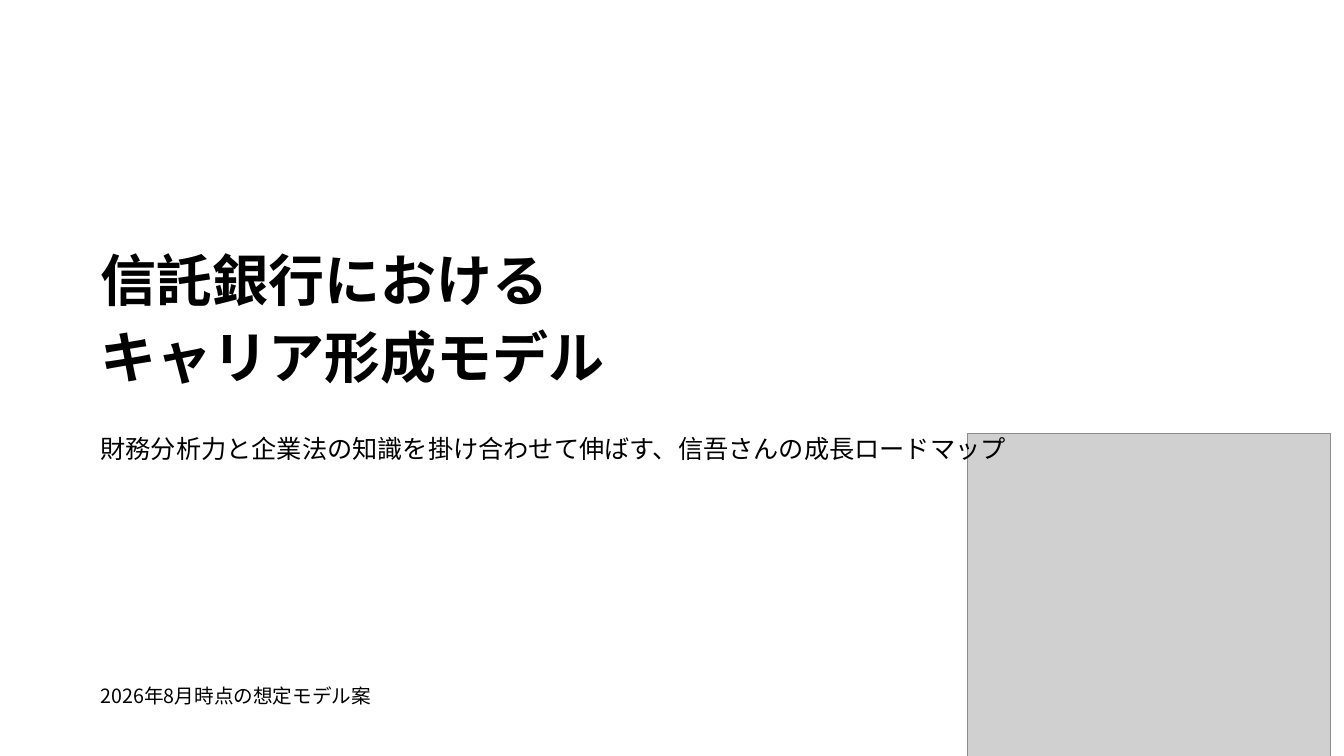
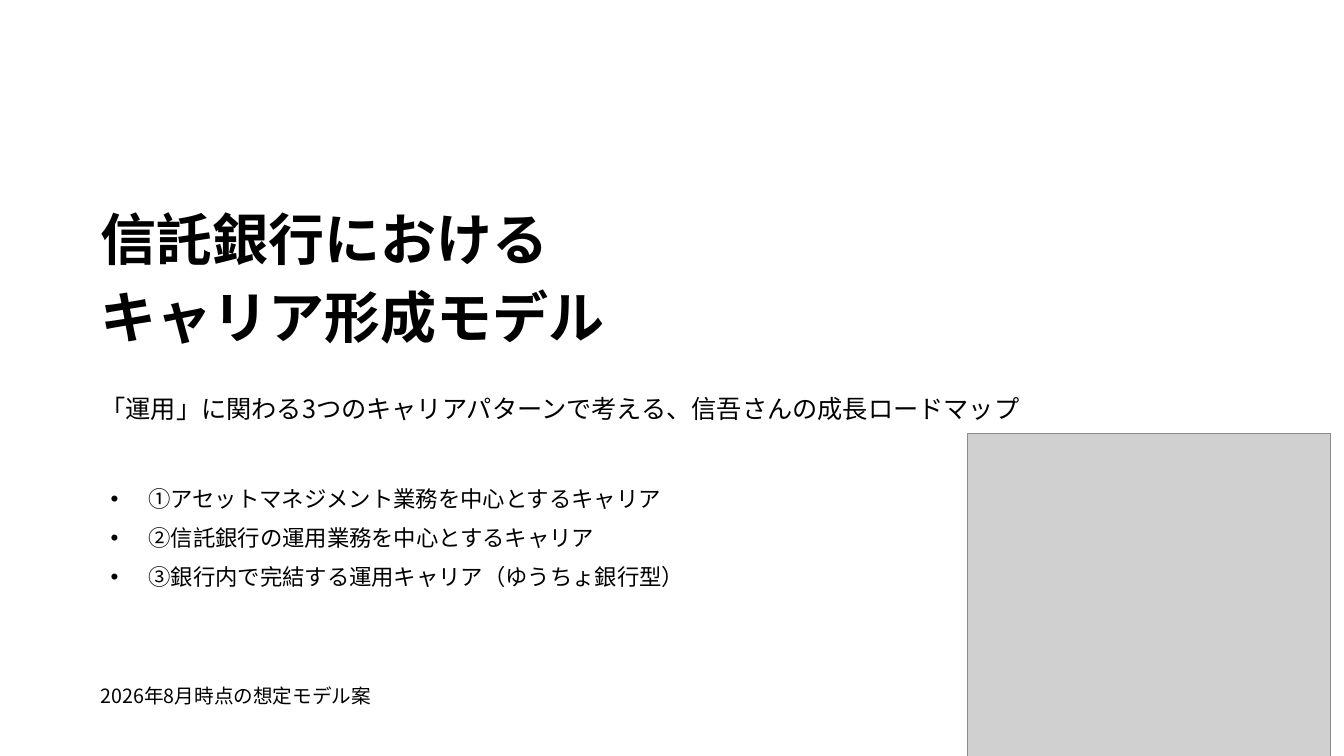
Before and after one commit to nasukazunori/NasuVault2, a slide deck: slide 1 of 信吾/銀行研究/添付ファイル/信託銀行キャリア形成モデル.pptx. Drawn at 1344x756 pixels with LibreOffice and Linux fonts; fonts in the diff are those of the drawing; grey boxes stand for pictures. Boxes give left, top, right and bottom in pixels: in the first picture for what was removed or moved away, otherwise in the second. Text is boxed around its words. In the diff, an @@ line names an element or a change of style, - is before the commit and + after.

```diff
--- a/信吾/銀行研究/添付ファイル/信託銀行キャリア形成モデル.pptx
+++ b/信吾/銀行研究/添付ファイル/信託銀行キャリア形成モデル.pptx
@@ text "信託銀行における": place and size @@
-text "信託銀行における" at <box>101,253,605,384</box>
+text "信託銀行における" at <box>101,212,605,344</box>
@@ text at <box>101,396,1020,421</box>: text changed @@
-財務分析力と企業法の知識を掛け合わせて伸ばす、信吾さんの成長ロードマップ
+「運用」に関わる3つのキャリアパターンで考える、信吾さんの成長ロードマップ
@@ text added at <box>148,488,684,587</box>, 16 pt, text #000000 @@
+• ①アセットマネジメント業務を中心とするキャリア
+• ②信託銀行の運用業務を中心とするキャリア
+• ③銀行内で完結する運用キャリア（ゆうちょ銀行型）
```
Also in this commit, not shown: 1 other slide changed, 5 slides added, 6 slides removed.
